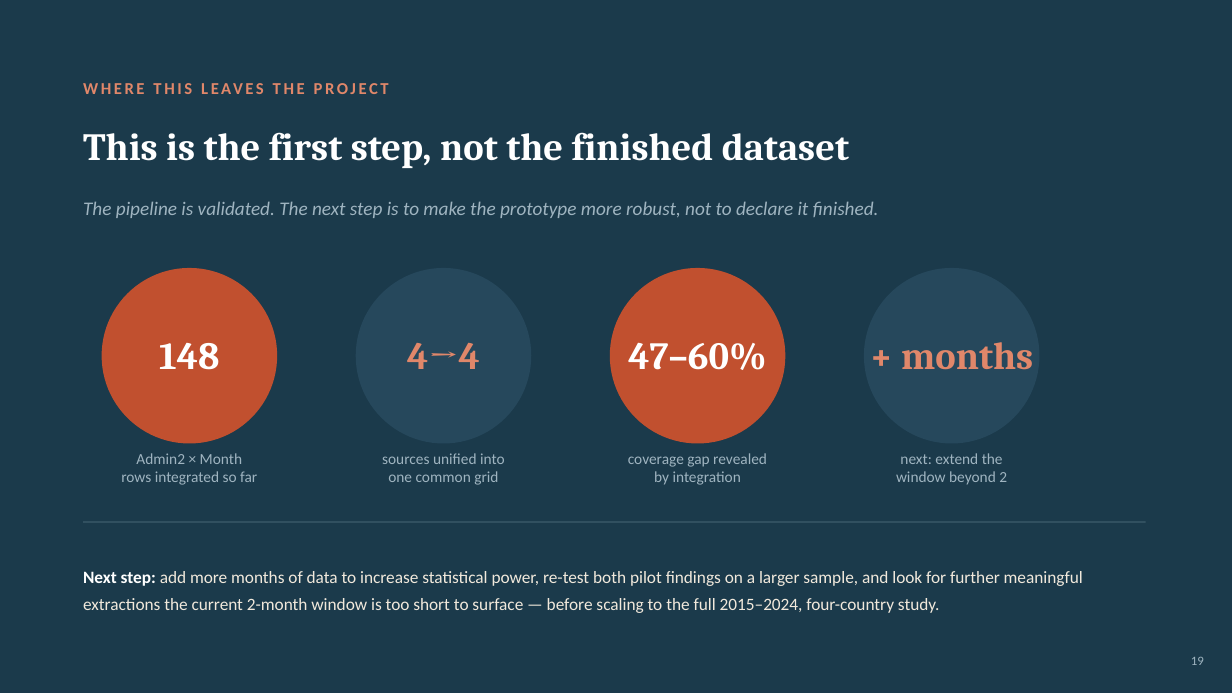
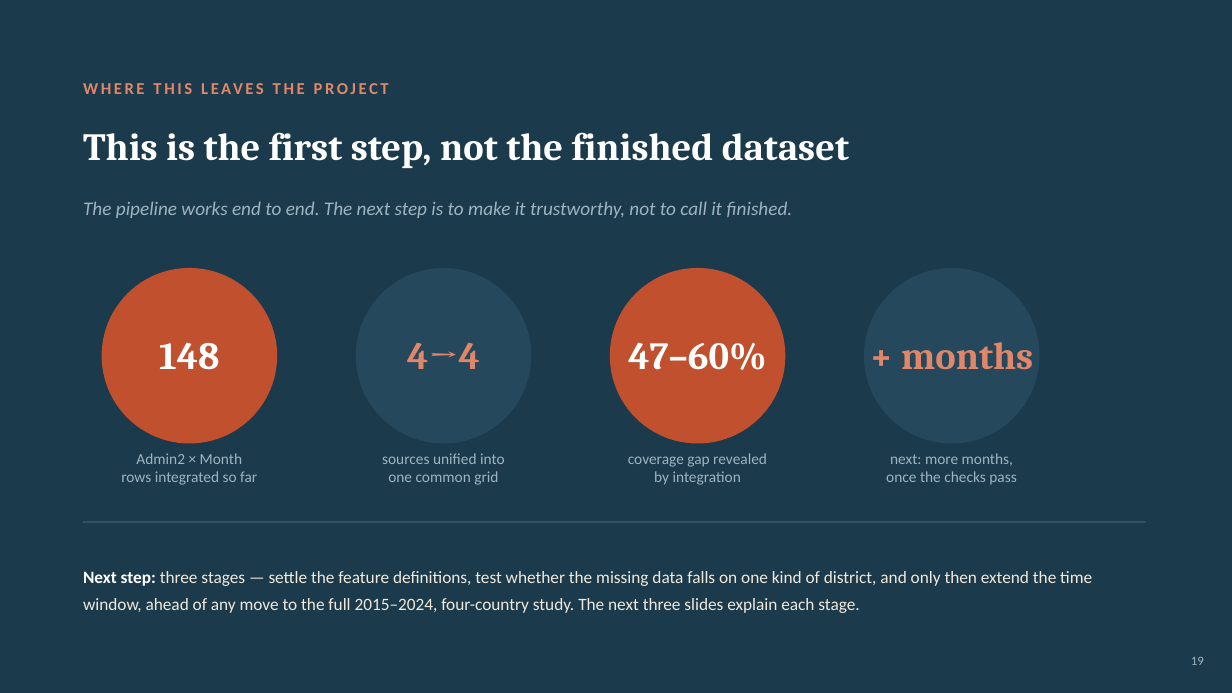
Before and after one commit to hcfgsqm2q7-lang/Dissertation---Samuel-Aracena, a slide deck: slide 19 of weekly_meetings/2026_08_03_slides.pptx. Drawn at 1232x693 pixels with LibreOffice and Linux fonts; fonts in the diff are those of the drawing. Boxes give left, top, right and bottom in pixels: in the first picture for what was removed or moved away, otherwise in the second. Text is boxed around its words. In the diff, an @@ line names an element or a change of style, - is before the commit and + after.

```diff
--- a/weekly_meetings/2026_08_03_slides.pptx
+++ b/weekly_meetings/2026_08_03_slides.pptx
@@ text at <box>83,201,793,218</box>: text changed @@
-The pipeline is validated. The next step is to make the prototype more robust, not to declare it finished.
+The pipeline works end to end. The next step is to make it trustworthy, not to call it finished.
@@ text at <box>886,453,1016,485</box>: text changed @@
-next: extend the
-window beyond 2
+next: more months,
+once the checks pass
@@ text at <box>83,571,1092,613</box>: text changed @@
-Next step: add more months of data to increase statistical power, re-test both pilot findings on a larger sample, and look for further meaningful extractions the current 2-month window is too short to surface — before scaling to the full 2015–2024, four-country study.
+Next step: three stages — settle the feature definitions, test whether the missing data falls on one kind of district, and only then extend the time window, ahead of any move to the full 2015–2024, four-country study. The next three slides explain each stage.
```
Also in this commit, not shown: 3 slides added, 1 other file.
